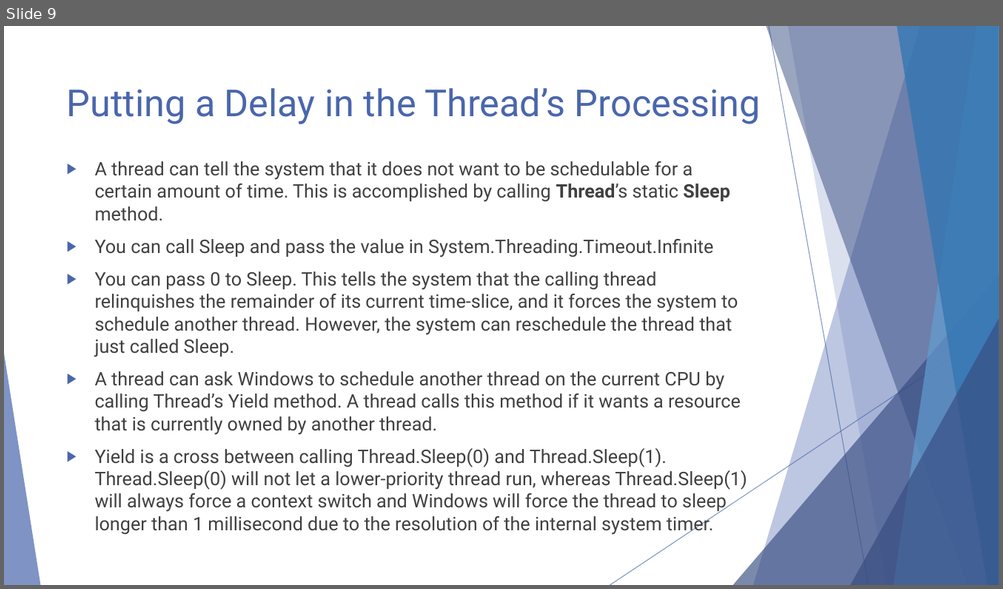
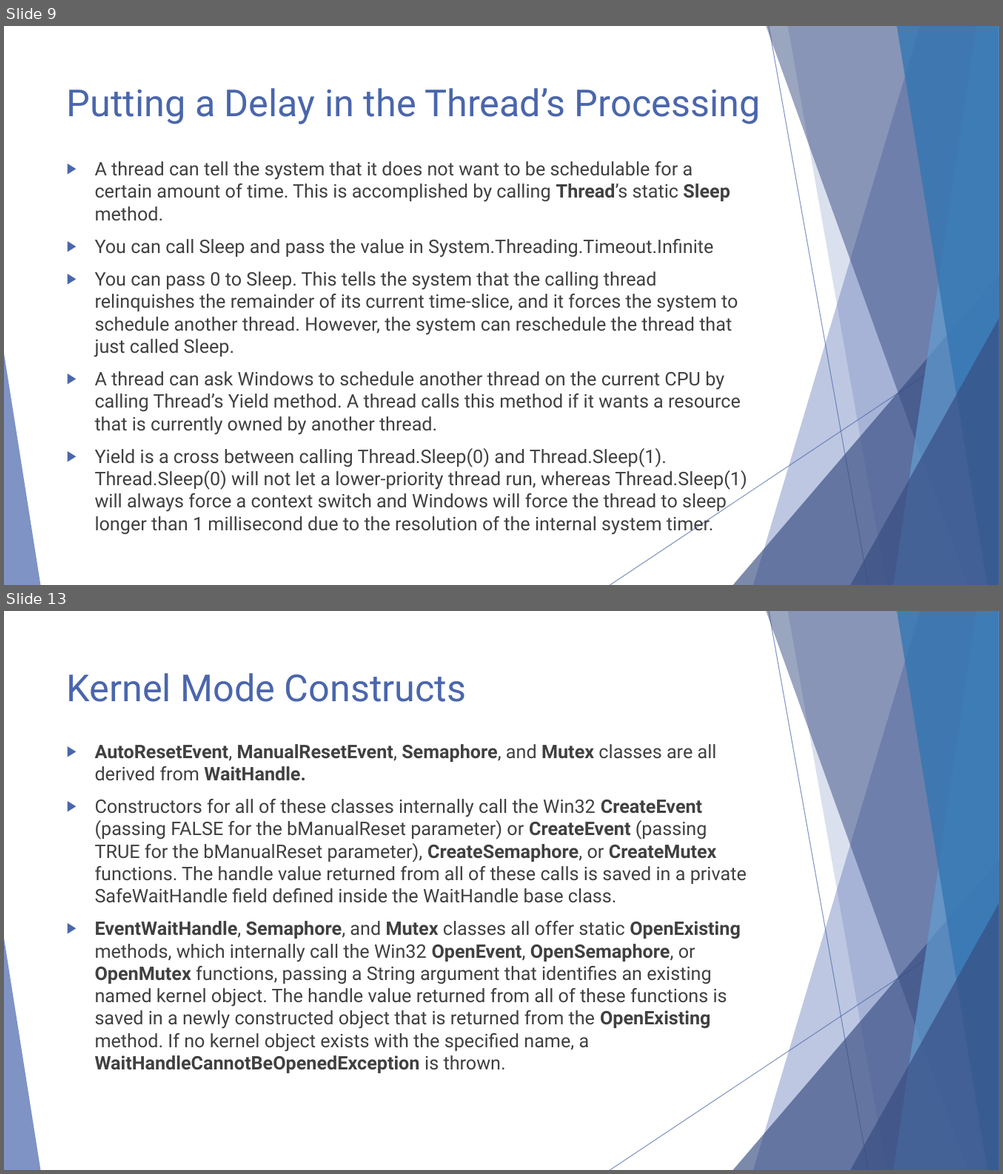
Before and after one commit to tigertop/RAU-OS-Labs, a slide deck: Lab 6/RAU-OS-Lab6.pptx. Shown one above the other, each under a label of ours: slide 9 before the commit, slides 9 and 13 after it; the slides between them are not shown. The pictures are 1003x589 and 1003x1174 pixels, drawn with LibreOffice and Linux fonts; fonts in the diff are those of the drawing. Boxes give left, top, right and bottom in pixels: in the first picture for what was removed or moved away, otherwise in the second. Text is boxed around its words. In the diff, an @@ line names an element or a change of style, - is before the commit and + after.

Commit message:
Added material for Kernel-Mode Constructs

```diff
--- a/Lab 6/RAU-OS-Lab6.pptx
+++ b/Lab 6/RAU-OS-Lab6.pptx
@@ slide 13 added at bbox=[4, 611, 999, 1170], background #FFFFFF; not listed: 10 template elements that a slide beside it also shows @@
@@ title added at bbox=[67, 673, 466, 702], 36 pt, text #4A66AC @@
+Kernel Mode Constructs
@@ text added at bbox=[95, 744, 746, 1073], 18 pt, text #404040 @@
+▶ AutoResetEvent, ManualResetEvent, Semaphore, and Mutex classes are all derived from WaitHandle.
+▶ Constructors for all of these classes internally call the Win32 CreateEvent (passing FALSE for the bManualReset parameter) or CreateEvent (passing TRUE for the bManualReset parameter), CreateSemaphore, or CreateMutex functions. The handle value returned from all of these calls is saved in a private SafeWaitHandle field defined inside the WaitHandle base class.
+▶ EventWaitHandle, Semaphore, and Mutex classes all offer static OpenExisting methods, which internally call the Win32 OpenEvent, OpenSemaphore, or OpenMutex functions, passing a String argument that identifies an existing named kernel object. The handle value returned from all of these functions is saved in a newly constructed object that is returned from the OpenExisting method. If no kernel object exists with the specified name, a WaitHandleCannotBeOpenedException is thrown.
```
Also in this commit, not shown: 6 other slides added, 1 other file.
